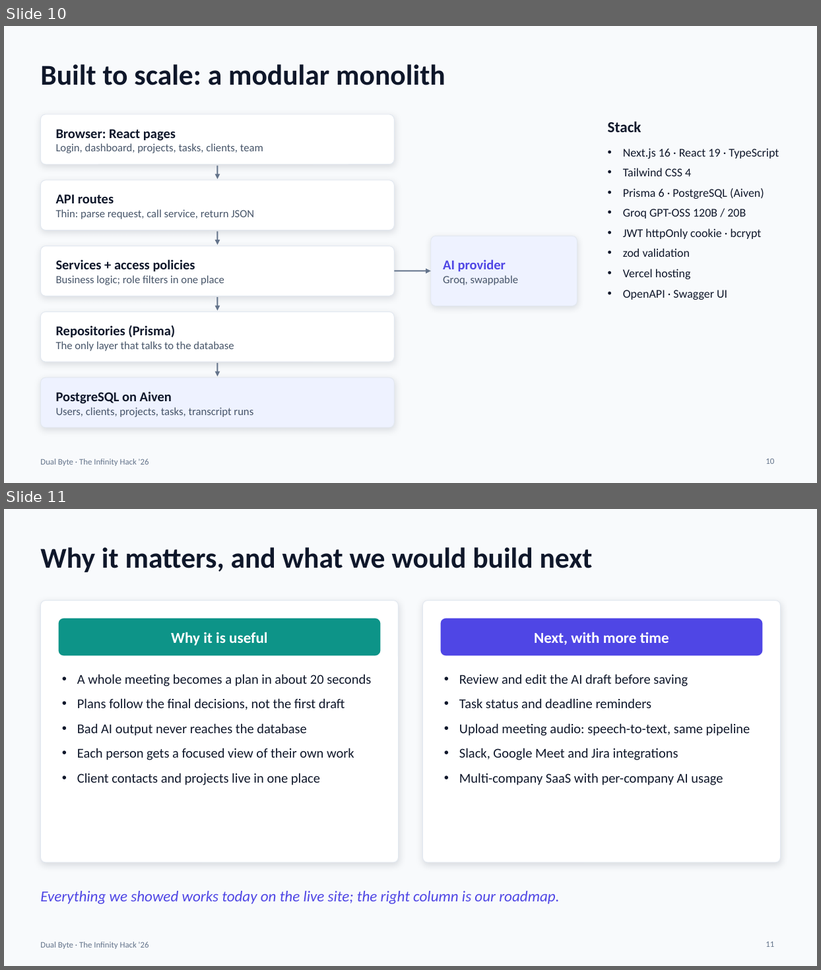
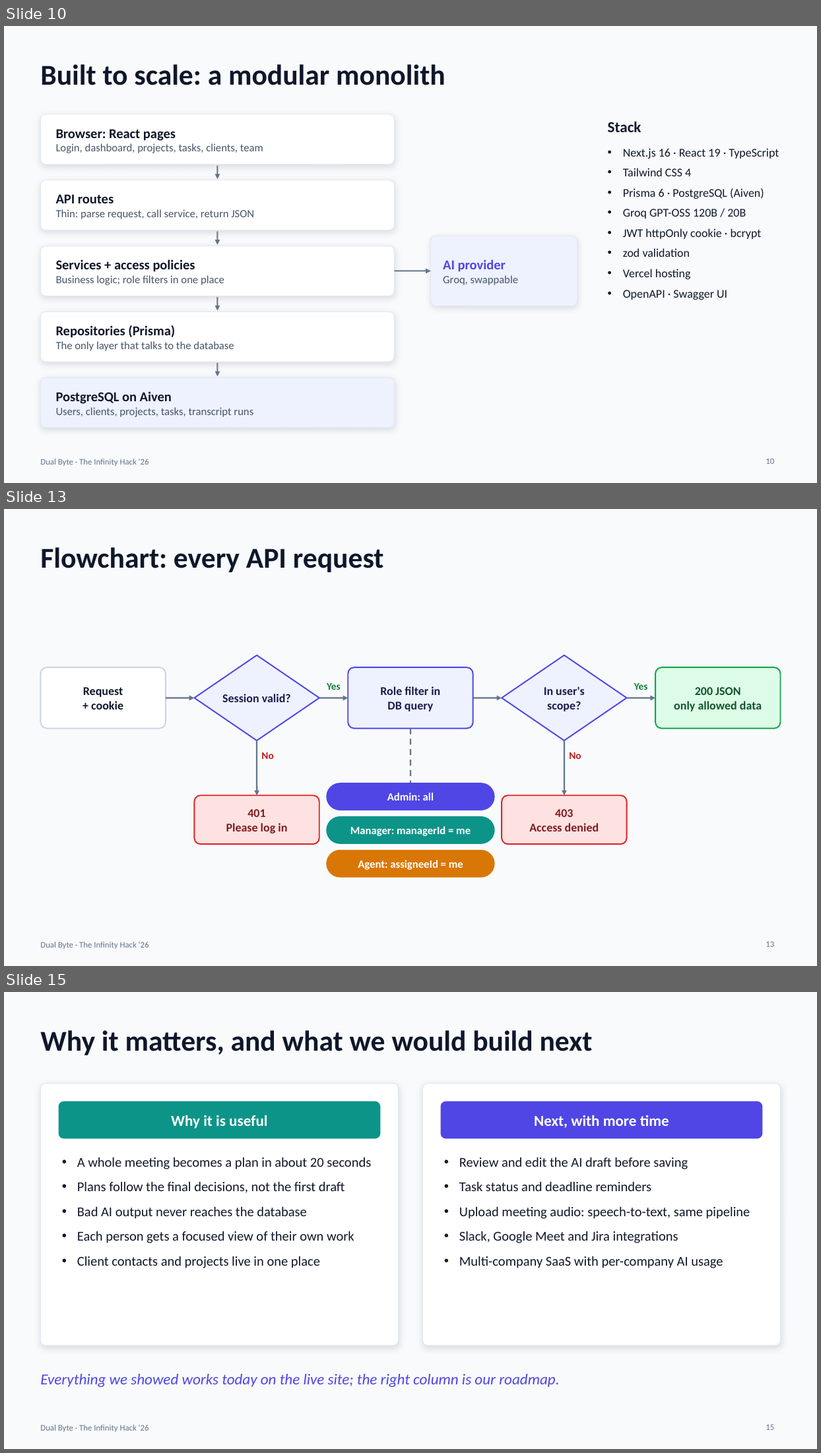
Before and after one commit to Suleman-Saleh/InfinityHackathon, a slide deck: docs/presentation/DualByte_NovaWorks_AI_PM.pptx. Shown one above the other, each under a label of ours: slides 10 and 11 before the commit, slides 10, 13 and 15 after it; the slides between them are not shown. The pictures are 821x970 and 821x1453 pixels, drawn with LibreOffice and Linux fonts; fonts in the diff are those of the drawing. Boxes give left, top, right and bottom in pixels: in the first picture for what was removed or moved away, otherwise in the second. Text is boxed around its words. In the diff, an @@ line names an element or a change of style, - is before the commit and + after.

Commit message:
Presentation: add architecture diagram and flowchart slides

```diff
--- a/docs/presentation/DualByte_NovaWorks_AI_PM.pptx
+++ b/docs/presentation/DualByte_NovaWorks_AI_PM.pptx
@@ slide 13 added at (4, 509, 817, 966), background #F8FAFC; not listed: 1 template element that a slide beside it also shows @@
@@ title added at (40, 547, 384, 572), 34 pt, text #0F172A, bold @@
+Flowchart: every API request
@@ diamond added at (194, 656, 319, 741), fill #EEF2FF, outline #4F46E5 1.5 pt @@
@@ diamond added at (502, 656, 627, 741), fill #EEF2FF, outline #4F46E5 1.5 pt @@
@@ rounded rectangle added at (40, 667, 166, 729), fill #FFFFFF, outline #CBD5E1 1.5 pt @@
@@ text added at (327, 683, 341, 690), 12 pt, text #15803D, bold @@
+Yes
@@ rounded rectangle added at (348, 667, 473, 729), fill #EEF2FF, outline #4F46E5 1.5 pt @@
@@ text added at (380, 687, 440, 712), 14 pt, text #1E1B4B, bold @@
+Role filter in
+DB query
@@ text added at (544, 687, 585, 712), 14 pt, text #1E1B4B, bold @@
+In user's scope?
@@ text added at (634, 683, 648, 690), 12 pt, text #15803D, bold @@
+Yes
@@ rounded rectangle added at (655, 667, 781, 729), fill #DCFCE7, outline #16A34A 1.5 pt @@
@@ text added at (83, 687, 123, 710), 14 pt, text #0F172A, bold @@
+Request
++ cookie
@@ arrow added from (166, 698) to (194, 698), #64748B 1.75 pt @@
@@ text added at (222, 694, 291, 702), 14 pt, text #1E1B4B, bold @@
+Session valid?
@@ arrow added from (319, 698) to (348, 698), #64748B 1.75 pt @@
@@ arrow added from (473, 698) to (502, 698), #64748B 1.75 pt @@
@@ arrow added from (627, 698) to (655, 698), #64748B 1.75 pt @@
@@ text added at (674, 687, 762, 712), 14 pt, text #14532D, bold @@
+200 JSON
+only allowed data
@@ arrow added from (257, 741) to (257, 795), #64748B 1.75 pt @@
@@ line added from (411, 729) to (411, 784), #64748B 1.75 pt dashed @@
@@ arrow added from (564, 741) to (564, 795), #64748B 1.75 pt @@
@@ text added at (261, 753, 273, 759), 12 pt, text #B91C1C, bold @@
+No
@@ text added at (569, 753, 581, 759), 12 pt, text #B91C1C, bold @@
+No
@@ rounded rectangle added at (327, 784, 494, 811), fill #4F46E5, outline #4F46E5 1 pt @@
@@ rounded rectangle added at (194, 795, 319, 844), fill #FEE2E2, outline #DC2626 1.5 pt @@
@@ text added at (387, 793, 434, 801), 13 pt, text #FFFFFF, bold @@
+Admin: all
@@ rounded rectangle added at (502, 795, 627, 844), fill #FEE2E2, outline #DC2626 1.5 pt @@
@@ text added at (226, 809, 287, 834), 14 pt, text #7F1D1D, bold @@
+401
+Please log in
@@ rounded rectangle added at (327, 817, 494, 844), fill #0D9488, outline #0D9488 1 pt @@
@@ text added at (529, 809, 599, 832), 14 pt, text #7F1D1D, bold @@
+403
+Access denied
@@ text added at (350, 826, 471, 836), 13 pt, text #FFFFFF, bold @@
+Manager: managerId = me
@@ rounded rectangle added at (327, 851, 494, 877), fill #D97706, outline #D97706 1 pt @@
@@ text added at (358, 860, 463, 870), 13 pt, text #FFFFFF, bold @@
+Agent: assigneeId = me
@@ page number added at (766, 941, 774, 947), 10 pt, text #64748B @@
+13
@@ what was slide 11 is now slide 15 @@
@@ page number at (766, 1425, 774, 1430): text changed @@
-11
+15
```
Also in this commit, not shown: 3 other slides added.
